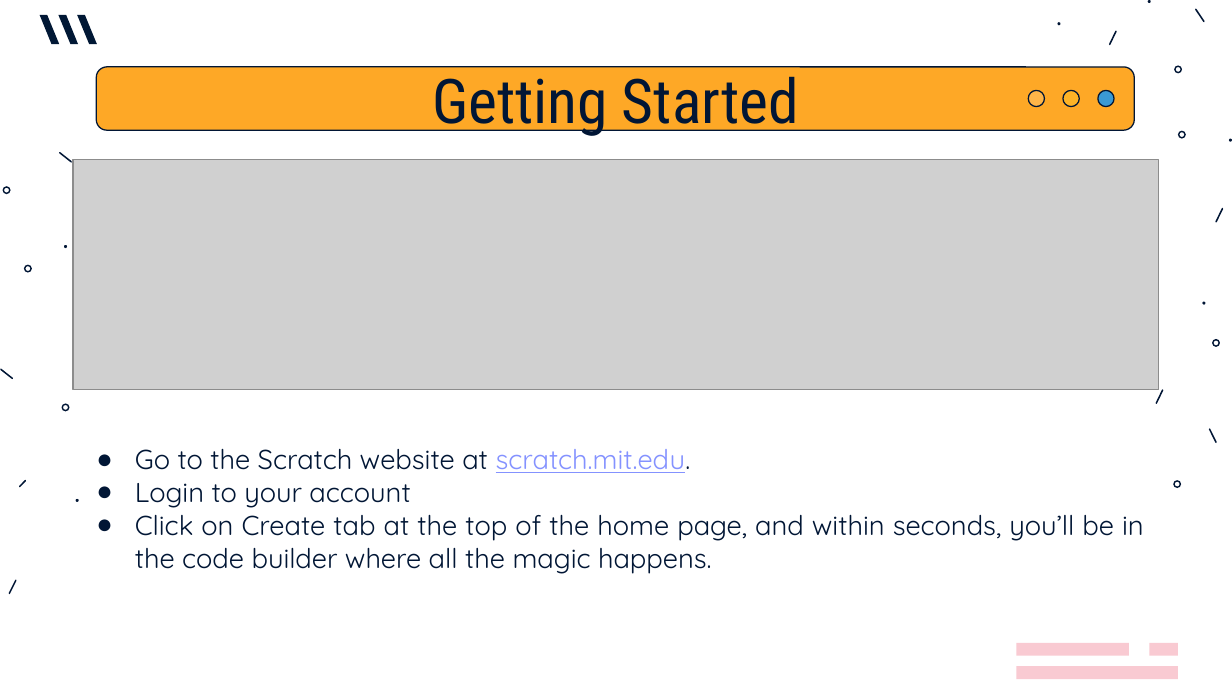
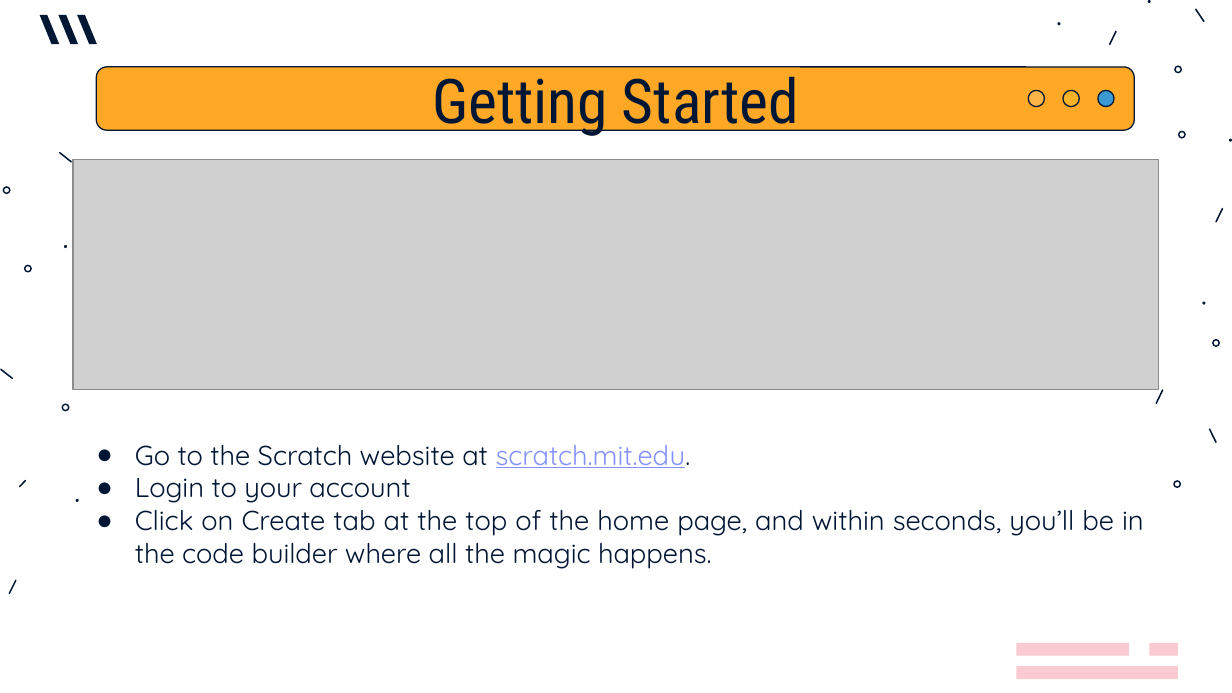
Before and after one commit to Vanshika-Mittal/scratch-tutorial, a slide deck: slide 5 of Scratch-Basics/Scratch-Basics.pptx. Drawn at 1232x693 pixels with LibreOffice and Linux fonts; fonts in the diff are those of the drawing; grey boxes stand for pictures. Boxes give left, top, right and bottom in pixels: in the first picture for what was removed or moved away, otherwise in the second. Text is boxed around its words. In the diff, an @@ line names an element or a change of style, - is before the commit and + after.

```diff
--- a/Scratch-Basics/Scratch-Basics.pptx
+++ b/Scratch-Basics/Scratch-Basics.pptx
@@ subtitle "Go to the Scratch website ...": place and size @@
-subtitle "Go to the Scratch website ..." at <box>135,449,1144,574</box>
+subtitle "Go to the Scratch website ..." at <box>135,445,1144,569</box>
```
Also in this commit, not shown: 15 other slides changed.
